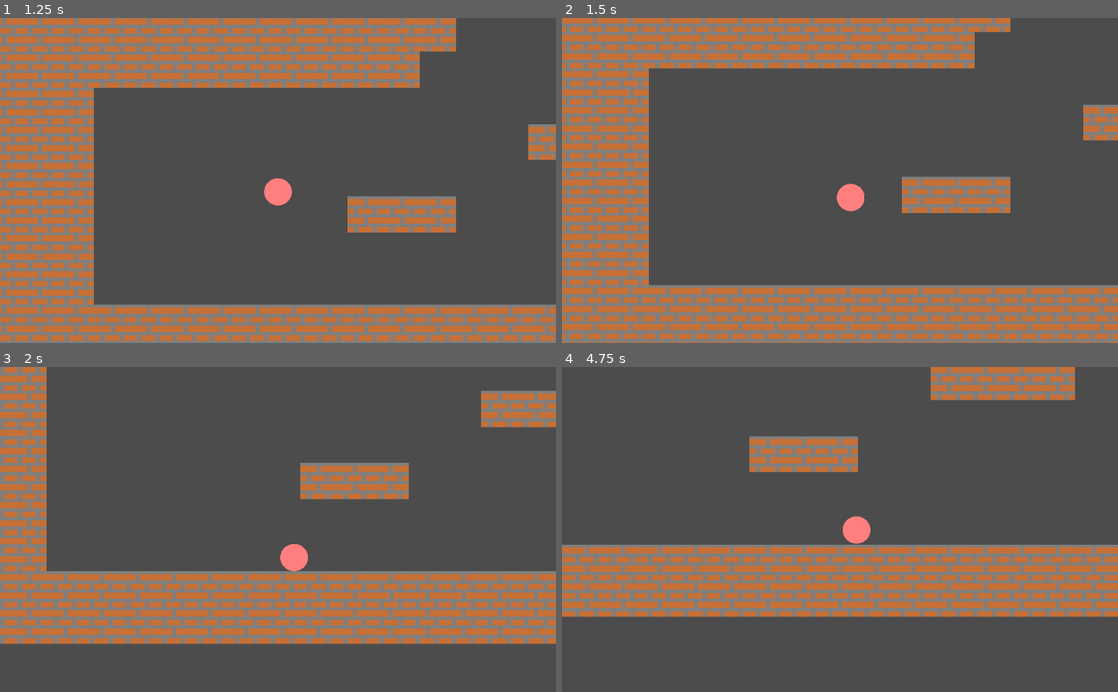
Above: before the commit, frames 1-4 (two rows, left to right).
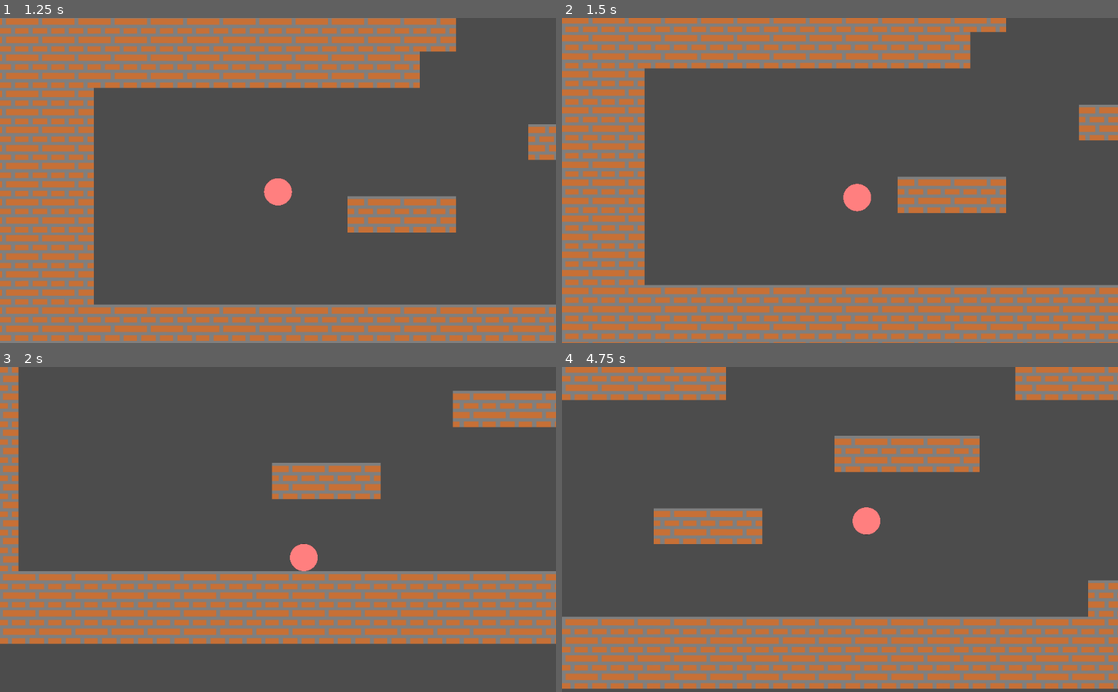
Above: after the commit, the same moments.

Repository: il4mb/bounce
Game: Godot game, scene res://Main.tscn
Two runs of this game, one before a commit and one after it. Both use one fixed random seed, a clock stepped at 60 frames per second and the inputs below.
Inputs:
- Up to frame 1 (1.25 s): click "START" at 0.5 s
- Up to frame 2 (1.5 s): hold Right (ui_right) from 1.28 s (still down)
- Up to frame 3 (2 s): keep holding Right (ui_right); tap Up (ui_up) at 1.52 s
- Up to frame 4 (4.75 s): tap Up (ui_up) at 2.27, 3.77, 4.52 s; release Right (ui_right) at 2.78 s; hold Left (ui_left) 2.78-3.53 s; hold Right (ui_right) from 3.53 s (still down)

Frame 1 is identical in both runs. In frame 2, 11% of the frame differs, in the area x 0-100%, y 0-100%; in frame 3, 12%; in frame 4, 56%.

Commit message:
add bounting effect to player 	modified:   player.gd

Diff:
--- a/player.gd
+++ b/player.gd
@@ -1,7 +1,7 @@
 extends KinematicBody2D
 
 const GRAVITY = 350.0
-const WALK_SPEED = 250
+const WALK_SPEED = 400
 const JUMP = 400
 
 const velocity = Vector2()
@@ -25,6 +25,7 @@
 		is_runn = true
 
 	elif Input.is_action_pressed("ui_right"):
+
 		velocity.x = WALK_SPEED
 		is_runn = true
 
@@ -38,13 +39,15 @@
 		print("nothing")
 	else:
 		if is_on_floor():
-			velocity.y = (velocity.y/2) - velocity.y # efek memantul
+			velocity.y = (velocity.y/1.5) - velocity.y # efek memantul
 
 	if is_on_ceiling() :
-		print((velocity.y/200)*velocity.y)
-		velocity.y = (velocity.y/200)*velocity.y
+		velocity.y = -(velocity.y/1.1)
 
-	print(velocity.y)
+	if is_on_wall():
+		velocity.x = -(velocity.x/1.1)
+
+
 	move_and_slide(velocity, Vector2(0, -1))
 
 
